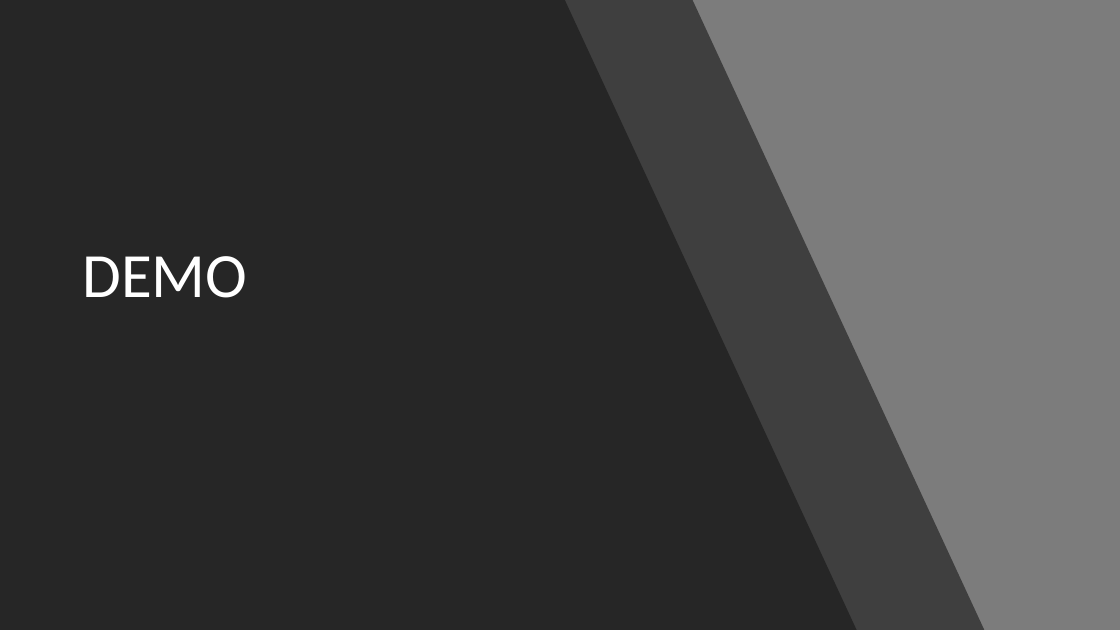
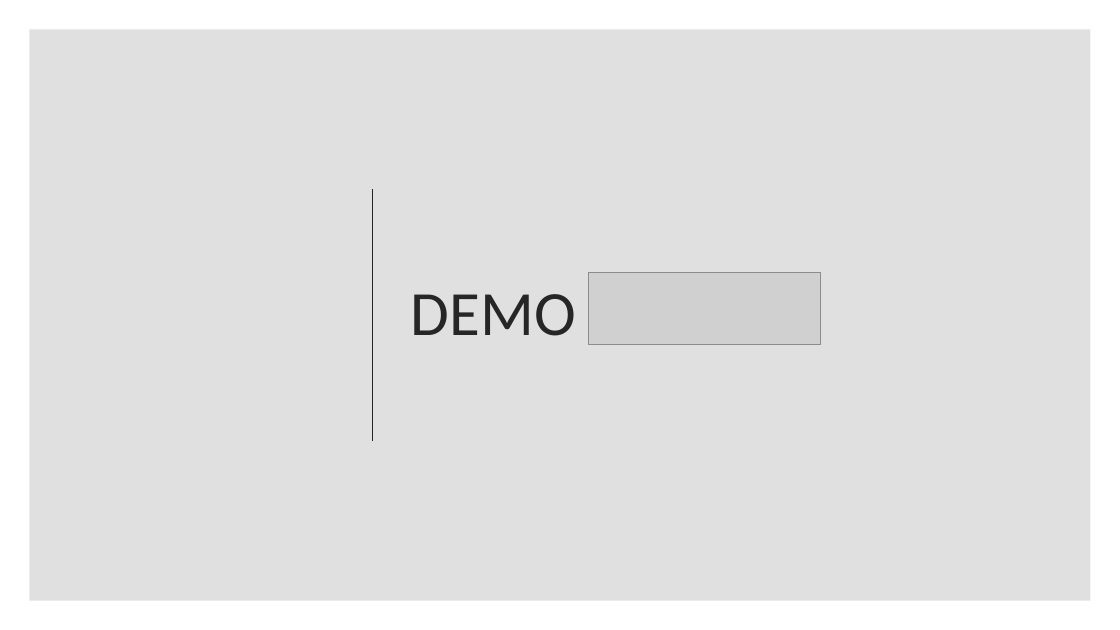
Before and after one commit to mehdikhaleghian/StudyNotes, a slide deck: slide 8 of OnboardEasy.pptx (slide 7 before the commit). Drawn at 1120x630 pixels with LibreOffice and Linux fonts; fonts in the diff are those of the drawing; grey boxes stand for pictures. Boxes give left, top, right and bottom in pixels: in the first picture for what was removed or moved away, otherwise in the second. Text is boxed around its words. In the diff, an @@ line names an element or a change of style, - is before the commit and + after.

```diff
--- a/OnboardEasy.pptx
+++ b/OnboardEasy.pptx
@@ background #7C7C7C to #FFFFFF @@
@@ freeform shape removed at box(0, 0, 857, 630) @@
@@ rectangle added at box(29, 29, 1091, 601), fill #000000 at 12% opacity @@
@@ freeform shape removed at box(114, 0, 985, 630) @@
@@ title "DEMO": place and size @@
-title "DEMO" at box(82, 256, 247, 298)
+title "DEMO" at box(411, 294, 576, 336)
@@ title "DEMO" at box(411, 294, 576, 336): text colour #FFFFFF to #262626; vertical alignment top to middle @@
@@ line added from (373, 189) to (373, 441), #262626 1.5 pt @@
@@ picture added at box(588, 272, 820, 344) @@
```
Also in this commit, not shown: 2 other slides changed, 10 slides added, 5 other files.
